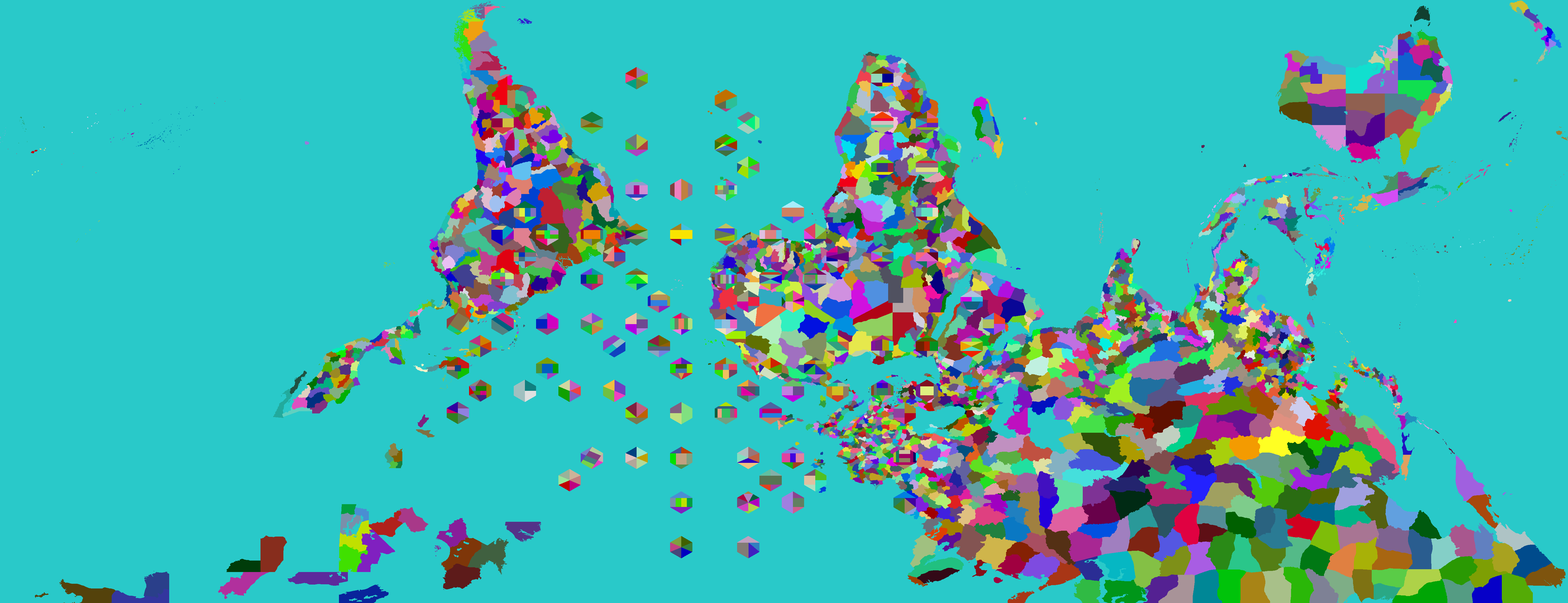
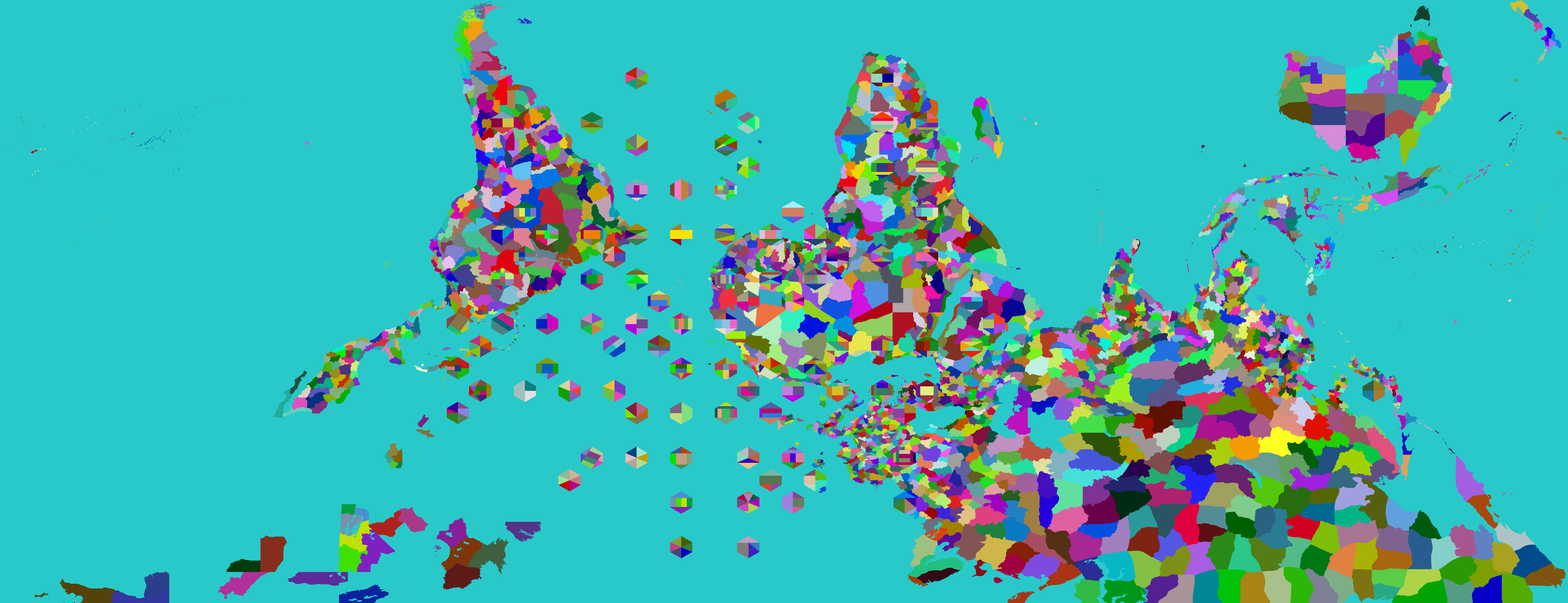
Before/after of a w=1568, h=603 layered artwork. What changed in the layer stack:
painted on "Provinces" over [839, 379, 1385, 450]
